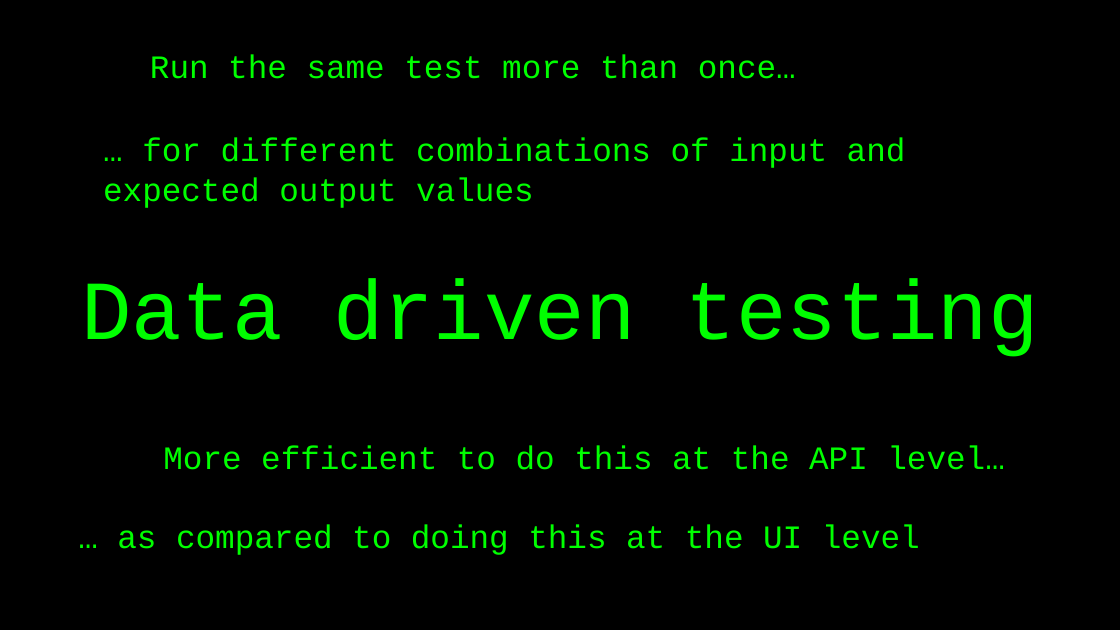
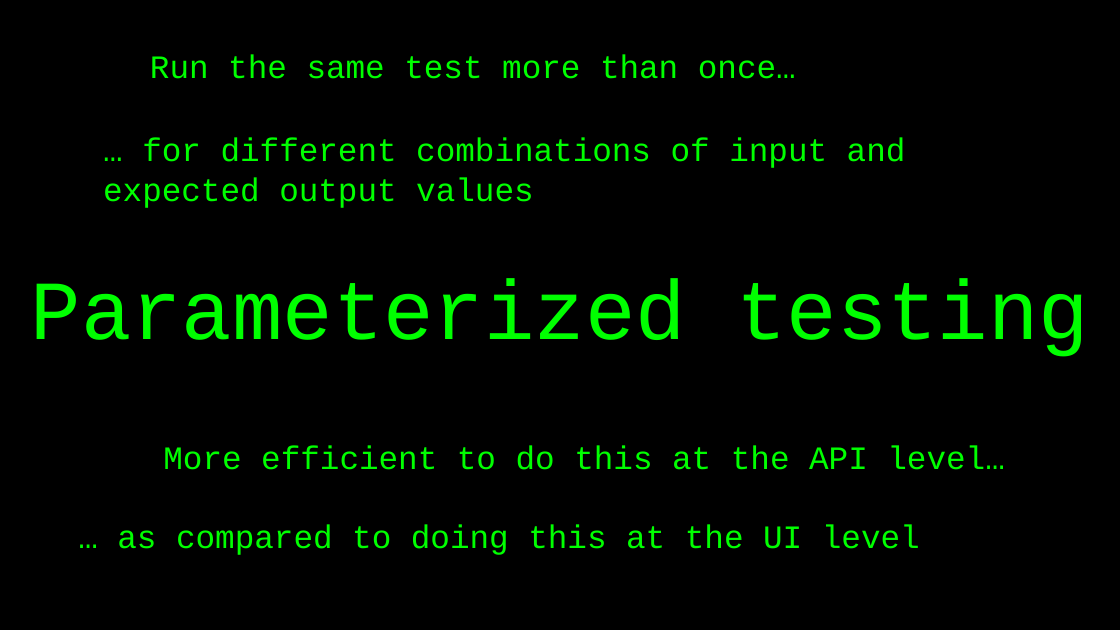
Before and after one commit to basdijkstra/restsharp-workshop, a slide deck: slide 37 of RestSharpWorkshop.pptx (slide 38 before the commit). Drawn at 1120x630 pixels with LibreOffice and Linux fonts; fonts in the diff are those of the drawing. Boxes give left, top, right and bottom in pixels: in the first picture for what was removed or moved away, otherwise in the second. Text is boxed around its words. In the diff, an @@ line names an element or a change of style, - is before the commit and + after.

```diff
--- a/RestSharpWorkshop.pptx
+++ b/RestSharpWorkshop.pptx
@@ title at [31, 278, 1089, 357]: text changed @@
-Data driven testing
+Parameterized testing
```
Also in this commit, not shown: 3 other slides changed, 6 slides added, 3 slides removed, 2 other files.
